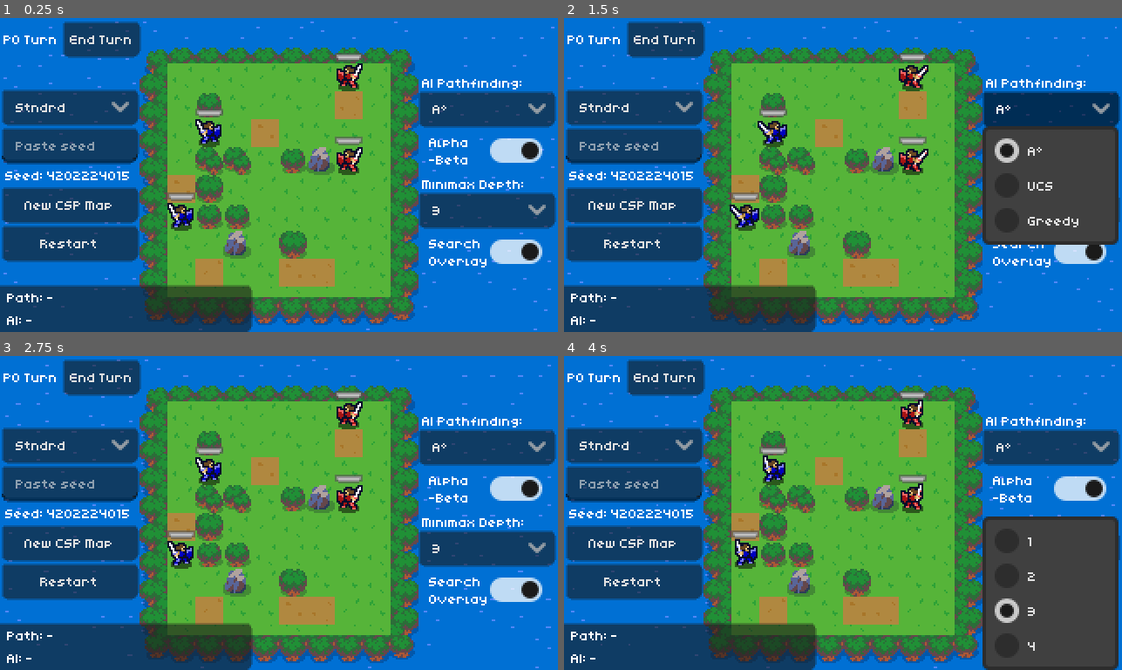
Above: before the commit, frames 1-4 (two rows, left to right).
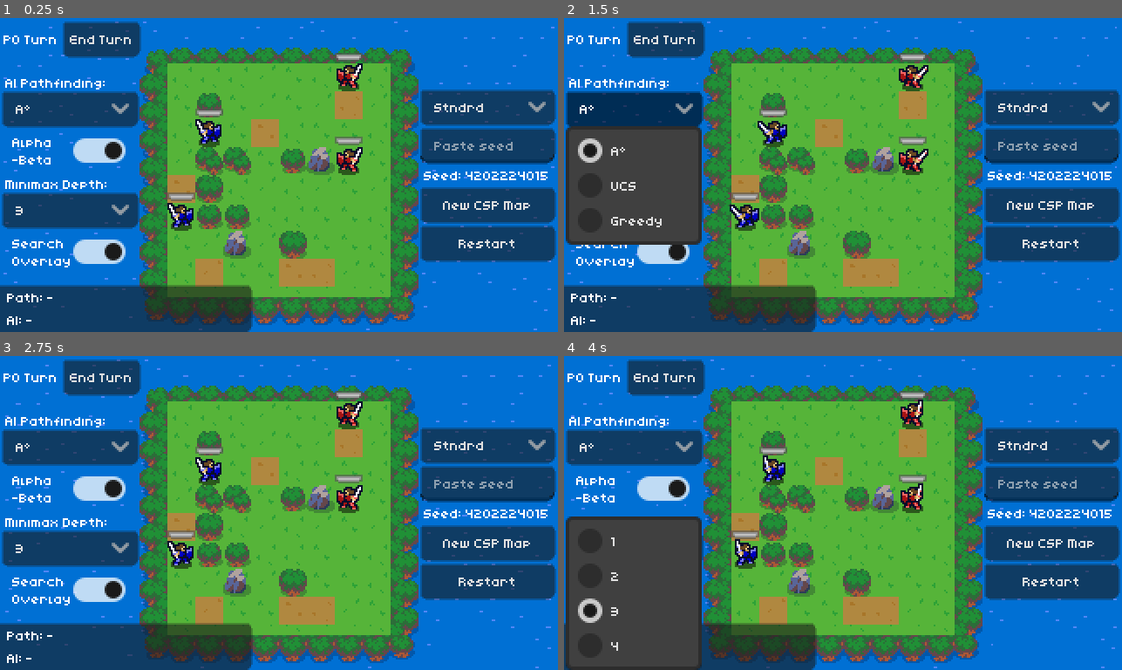
Above: after the commit, the same moments.

Repository: noor-shalaby/algo-knights
Game: Godot game, scene res://scenes/main.tscn
Same seed, same stepped clock (60 frames per second), same inputs: the game is played once before the commit and once after it.
Inputs:
- Up to frame 1 (0.25 s): no input
- Up to frame 2 (1.5 s): click "Stndrd" at 0.5 s; click "A*" at 1.25 s
- Up to frame 3 (2.75 s): click "Alpha -Beta" at 2 s
- Up to frame 4 (4 s): click "Restart" at 2.75 s; click "3" at 3.5 s

The runs differ from the first frame. In frame 1, 16% of the frame differs, in the area x 0-100%, y 19-80%; in frame 2, 23%; in frame 3, 16%; in frame 4, 32%, in the area x 0-100%, y 19-100%.

Commit message:
swap left and right hud bars

Diff:
--- a/scenes/main.tscn
+++ b/scenes/main.tscn
@@ -361,56 +361,11 @@
 size_flags_vertical = 4
 theme_override_constants/separation = 0
 
-[node name="VBoxContainer" type="VBoxContainer" parent="CanvasLayer/HUD/MarginContainer/BarLeft" unique_id=2125496167]
-layout_mode = 2
-size_flags_vertical = 10
-theme_override_constants/separation = 2
-
-[node name="PresetOption" type="OptionButton" parent="CanvasLayer/HUD/MarginContainer/BarLeft/VBoxContainer" unique_id=1172530215]
-unique_name_in_owner = true
-layout_mode = 2
-size_flags_vertical = 8
-
-[node name="SeedInput" type="LineEdit" parent="CanvasLayer/HUD/MarginContainer/BarLeft/VBoxContainer" unique_id=260046908]
-unique_name_in_owner = true
-custom_minimum_size = Vector2(0, 20)
-layout_mode = 2
-size_flags_vertical = 8
-placeholder_text = "  Paste seed"
-
-[node name="SeedLabel" type="Label" parent="CanvasLayer/HUD/MarginContainer/BarLeft/VBoxContainer" unique_id=921307663]
-unique_name_in_owner = true
-layout_mode = 2
-size_flags_vertical = 10
-text = " Seed:"
-vertical_alignment = 2
-
-[node name="NewMapButton" type="Button" parent="CanvasLayer/HUD/MarginContainer/BarLeft/VBoxContainer" unique_id=1502432739]
-unique_name_in_owner = true
-custom_minimum_size = Vector2(0, 20)
-layout_mode = 2
-size_flags_vertical = 8
-theme_override_font_sizes/font_size = 8
-text = "New CSP Map"
-
-[node name="RestartButton" type="Button" parent="CanvasLayer/HUD/MarginContainer/BarLeft/VBoxContainer" unique_id=1081343299]
-unique_name_in_owner = true
-custom_minimum_size = Vector2(0, 20)
-layout_mode = 2
-text = "Restart"
-
-[node name="BarRight" type="VBoxContainer" parent="CanvasLayer/HUD/MarginContainer" unique_id=929598977]
-custom_minimum_size = Vector2(77, 0)
-layout_mode = 2
-size_flags_horizontal = 8
-size_flags_vertical = 4
-theme_override_constants/separation = 0
-
-[node name="AlgoLabel" type="Label" parent="CanvasLayer/HUD/MarginContainer/BarRight" unique_id=1600415523]
+[node name="AlgoLabel" type="Label" parent="CanvasLayer/HUD/MarginContainer/BarLeft" unique_id=1600415523]
 layout_mode = 2
 text = " AI Pathfinding:"
 
-[node name="AlgoOption" type="OptionButton" parent="CanvasLayer/HUD/MarginContainer/BarRight" unique_id=720083385]
+[node name="AlgoOption" type="OptionButton" parent="CanvasLayer/HUD/MarginContainer/BarLeft" unique_id=720083385]
 unique_name_in_owner = true
 layout_mode = 2
 size_flags_horizontal = 3
@@ -424,7 +379,7 @@
 popup/item_2/text = "greedy"
 popup/item_2/id = 2
 
-[node name="AlphaBetaToggle" type="CheckButton" parent="CanvasLayer/HUD/MarginContainer/BarRight" unique_id=1088230717]
+[node name="AlphaBetaToggle" type="CheckButton" parent="CanvasLayer/HUD/MarginContainer/BarLeft" unique_id=1088230717]
 unique_name_in_owner = true
 layout_mode = 2
 size_flags_vertical = 0
@@ -433,11 +388,11 @@
 text = "Alpha
 -Beta"
 
-[node name="AlgoLabel2" type="Label" parent="CanvasLayer/HUD/MarginContainer/BarRight" unique_id=34843423]
+[node name="AlgoLabel2" type="Label" parent="CanvasLayer/HUD/MarginContainer/BarLeft" unique_id=34843423]
 layout_mode = 2
 text = " Minimax Depth:"
 
-[node name="DepthOption" type="OptionButton" parent="CanvasLayer/HUD/MarginContainer/BarRight" unique_id=485818748]
+[node name="DepthOption" type="OptionButton" parent="CanvasLayer/HUD/MarginContainer/BarLeft" unique_id=485818748]
 unique_name_in_owner = true
 layout_mode = 2
 size_flags_horizontal = 3
@@ -451,7 +406,7 @@
 popup/item_2/text = "greedy"
 popup/item_2/id = 2
 
-[node name="SearchOverlayToggle" type="CheckButton" parent="CanvasLayer/HUD/MarginContainer/BarRight" unique_id=1600194075]
+[node name="SearchOverlayToggle" type="CheckButton" parent="CanvasLayer/HUD/MarginContainer/BarLeft" unique_id=1600194075]
 unique_name_in_owner = true
 layout_mode = 2
 size_flags_vertical = 0
@@ -459,6 +414,51 @@
 button_pressed = true
 text = "Search
 Overlay"
+
+[node name="BarRight" type="VBoxContainer" parent="CanvasLayer/HUD/MarginContainer" unique_id=929598977]
+custom_minimum_size = Vector2(77, 0)
+layout_mode = 2
+size_flags_horizontal = 8
+size_flags_vertical = 4
+theme_override_constants/separation = 0
+
+[node name="VBoxContainer" type="VBoxContainer" parent="CanvasLayer/HUD/MarginContainer/BarRight" unique_id=2125496167]
+layout_mode = 2
+size_flags_vertical = 10
+theme_override_constants/separation = 2
+
+[node name="PresetOption" type="OptionButton" parent="CanvasLayer/HUD/MarginContainer/BarRight/VBoxContainer" unique_id=1172530215]
+unique_name_in_owner = true
+layout_mode = 2
+size_flags_vertical = 8
+
+[node name="SeedInput" type="LineEdit" parent="CanvasLayer/HUD/MarginContainer/BarRight/VBoxContainer" unique_id=260046908]
+unique_name_in_owner = true
+custom_minimum_size = Vector2(0, 20)
+layout_mode = 2
+size_flags_vertical = 8
+placeholder_text = "  Paste seed"
+
+[node name="SeedLabel" type="Label" parent="CanvasLayer/HUD/MarginContainer/BarRight/VBoxContainer" unique_id=921307663]
+unique_name_in_owner = true
+layout_mode = 2
+size_flags_vertical = 10
+text = " Seed:"
+vertical_alignment = 2
+
+[node name="NewMapButton" type="Button" parent="CanvasLayer/HUD/MarginContainer/BarRight/VBoxContainer" unique_id=1502432739]
+unique_name_in_owner = true
+custom_minimum_size = Vector2(0, 20)
+layout_mode = 2
+size_flags_vertical = 8
+theme_override_font_sizes/font_size = 8
+text = "New CSP Map"
+
+[node name="RestartButton" type="Button" parent="CanvasLayer/HUD/MarginContainer/BarRight/VBoxContainer" unique_id=1081343299]
+unique_name_in_owner = true
+custom_minimum_size = Vector2(0, 20)
+layout_mode = 2
+text = "Restart"
 
 [node name="DebugPanel" type="PanelContainer" parent="CanvasLayer/HUD" unique_id=1660389984]
 custom_minimum_size = Vector2(84, 0)
